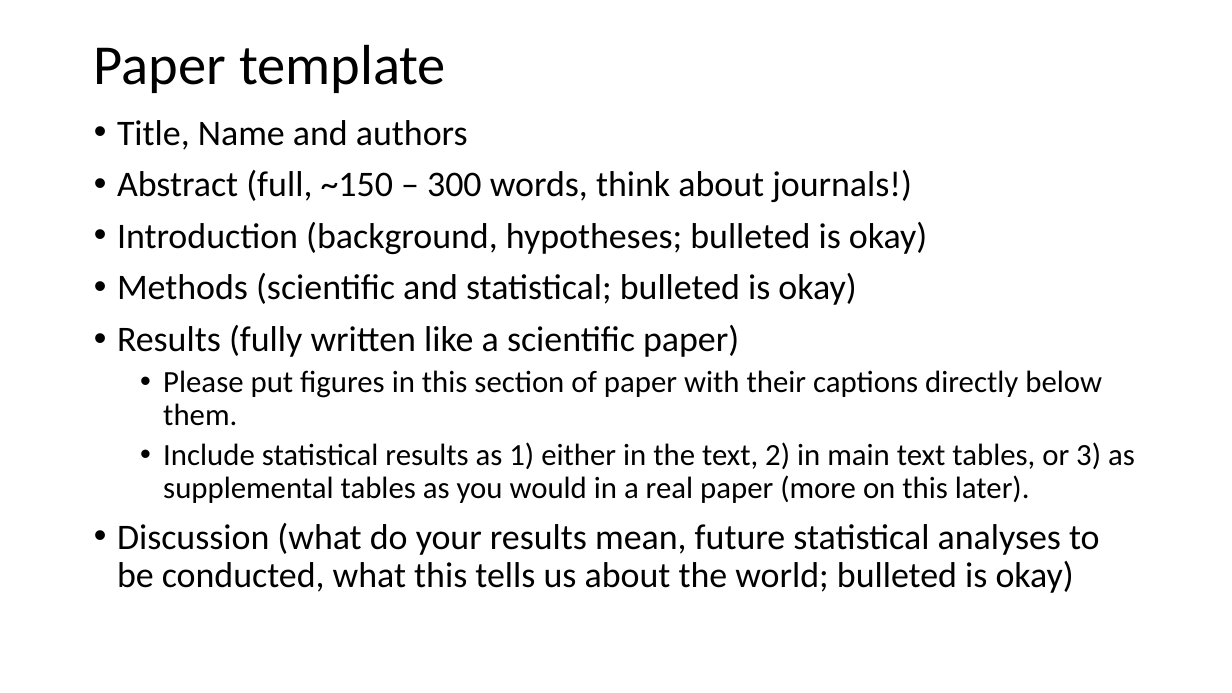
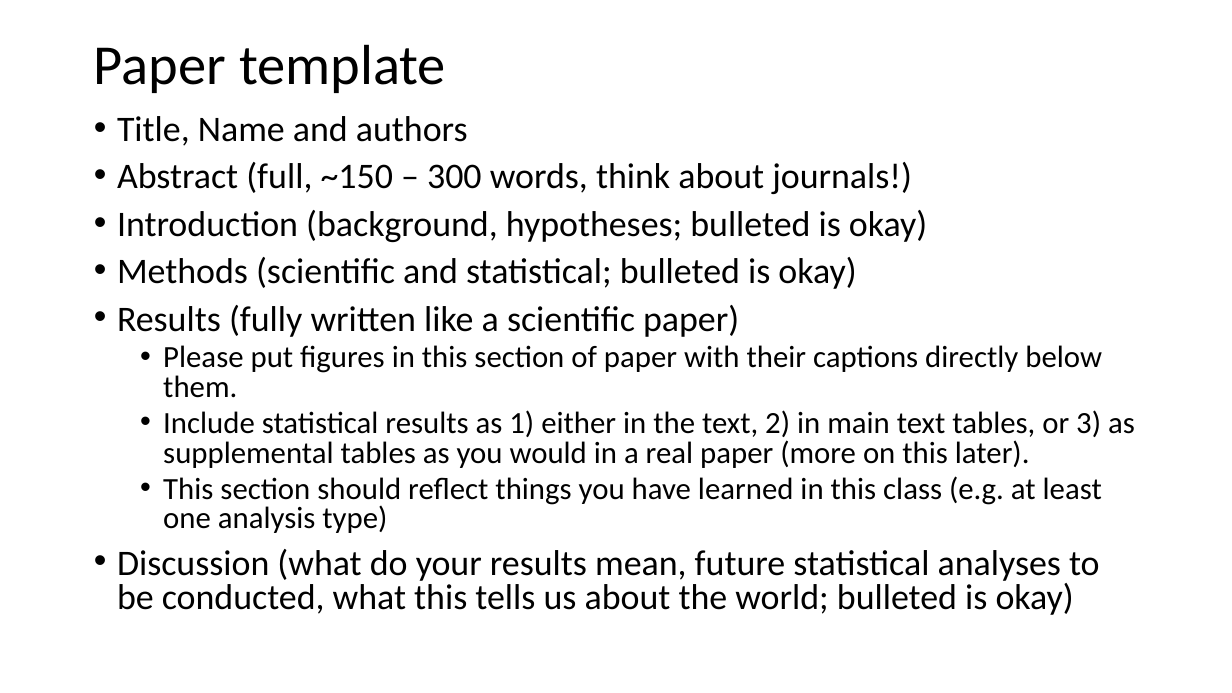
Before and after one commit to VTQuantMethodsEEB/klangwig, a slide deck: slide 5 of lectures/week_10_glms/le10_glms.pptx (slide 4 before the commit). Drawn at 1232x693 pixels with LibreOffice and Linux fonts; fonts in the diff are those of the drawing. Boxes give left, top, right and bottom in pixels: in the first picture for what was removed or moved away, otherwise in the second. Text is boxed around its words. In the diff, an @@ line names an element or a change of style, - is before the commit and + after.

```diff
--- a/lectures/week_10_glms/le10_glms.pptx
+++ b/lectures/week_10_glms/le10_glms.pptx
@@ text at (117,116,1135,615): line spacing 0.9 to 0.8 @@
@@ text at (163,476,1102,533): paragraph added @@
+  • This section should reflect things you have learned in this class (e.g. at least one analysis type)
```
Also in this commit, not shown: 5 other slides changed, 8 slides added, 1 other file.
